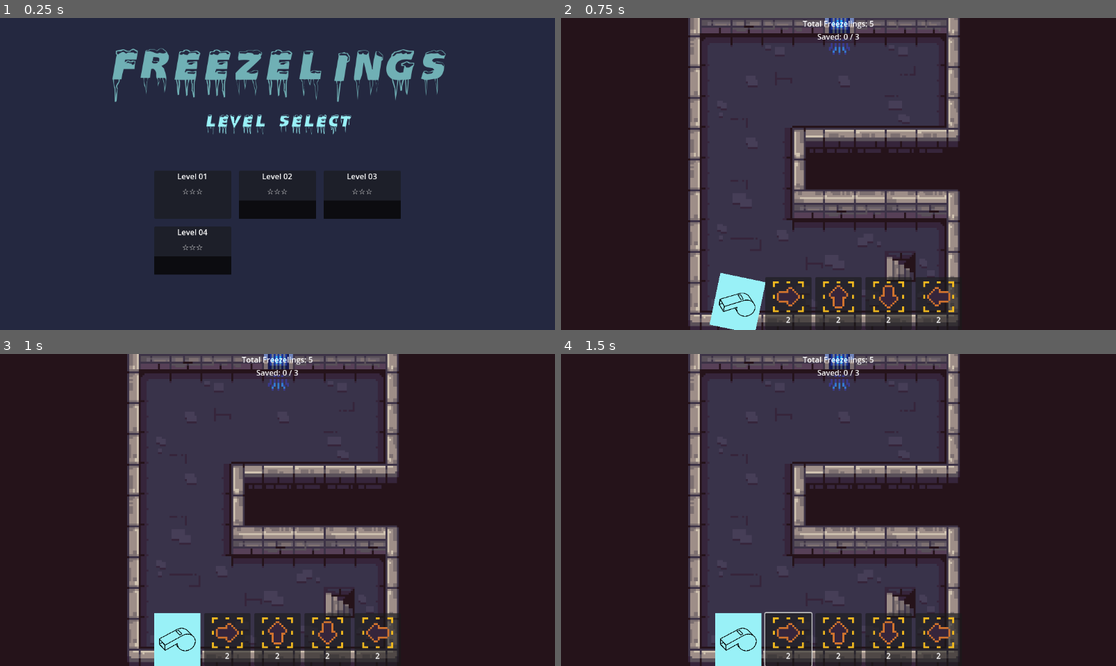
Above: before the commit, frames 1-4 (two rows, left to right).
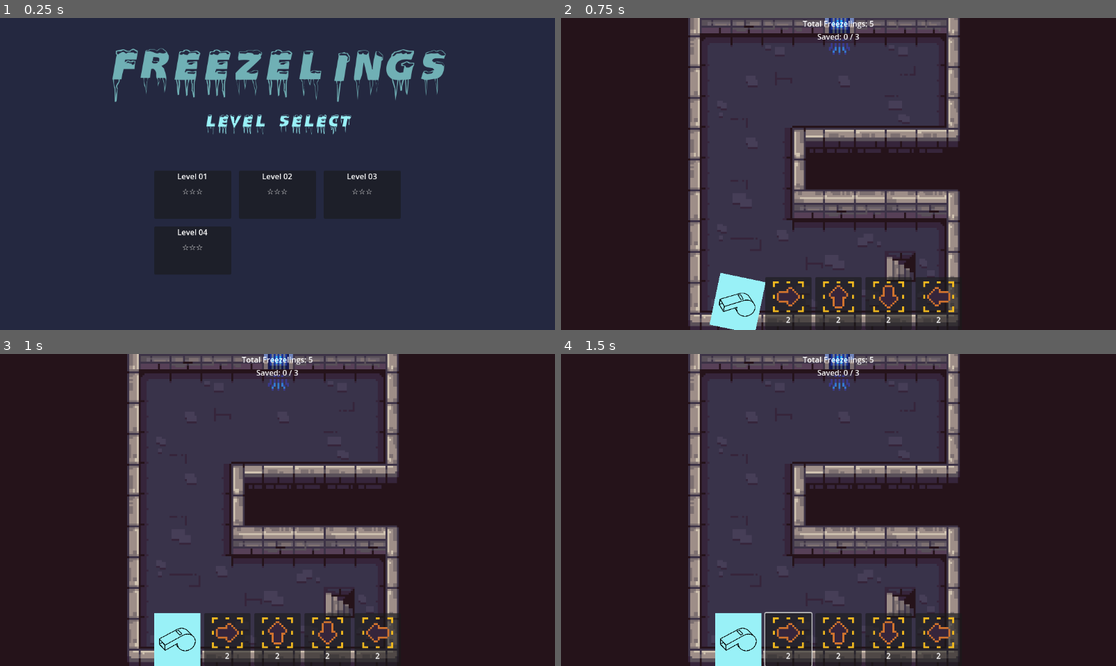
Above: after the commit, the same moments.

Repository: nico-hahn/freezelings
Game: Godot game, scene res://scenes/ui/level_select.tscn
Two runs of this game, one before a commit and one after it. Both use one fixed random seed, a clock stepped at 60 frames per second and the inputs below.
Inputs (mouse positions are in pixels of both pictures, inside the frame that each line leads up to):
- Up to frame 1 (0.25 s): no input
- Up to frame 2 (0.75 s): tap Enter at 0.5 s; drag from (755, 195) to (894, 105) at 0.52 s
- Up to frame 3 (1 s): no input
- Up to frame 4 (1.5 s): click (788, 641) at 1.27 s

The runs differ from the first frame. In frame 1, 2.4% of the frame differs, in the area x 27-73%, y 58-83%; in frame 2, nothing differs; in frame 3, nothing differs; in frame 4, nothing differs.
Error after the commit: Invalid assignment of property or key 'visible' with value of type 'bool' on a base object of type 'null instance'. (res://scripts/ui/level_card.gd:23)

Commit message:
fix locked overlay

Diff:
--- a/scenes/ui/level_card.tscn
+++ b/scenes/ui/level_card.tscn
@@ -1,32 +1,28 @@
-[gd_scene load_steps=2 format=3]
+[gd_scene load_steps=2 format=3 uid="uid://r8w7bjyj7glu"]
 
-[ext_resource type="Script" path="res://scripts/ui/level_card.gd" id="1_lc"]
+[ext_resource type="Script" uid="uid://rddmip05ngtt" path="res://scripts/ui/level_card.gd" id="1_lc"]
 
 [node name="LevelCard" type="PanelContainer"]
+custom_minimum_size = Vector2(160, 100)
 script = ExtResource("1_lc")
-custom_minimum_size = Vector2(160, 100)
 
 [node name="VBoxContainer" type="VBoxContainer" parent="."]
-anchors_preset = 15
-anchor_right = 1.0
-anchor_bottom = 1.0
-grow_horizontal = 2
-grow_vertical = 2
+layout_mode = 2
 theme_override_constants/separation = 8
 
 [node name="LevelNameLabel" type="Label" parent="VBoxContainer"]
 layout_mode = 2
 size_flags_horizontal = 4
+text = "Level"
 horizontal_alignment = 1
-text = "Level"
 
 [node name="StarsLabel" type="Label" parent="VBoxContainer"]
 layout_mode = 2
+text = "☆☆☆"
 horizontal_alignment = 1
-text = "☆☆☆"
 
-[node name="LockedOverlay" type="ColorRect" parent="VBoxContainer"]
+[node name="LockedOverlay" type="ColorRect" parent="."]
+visible = false
 layout_mode = 2
 size_flags_vertical = 3
 color = Color(0, 0, 0, 0.6)
-visible = false
